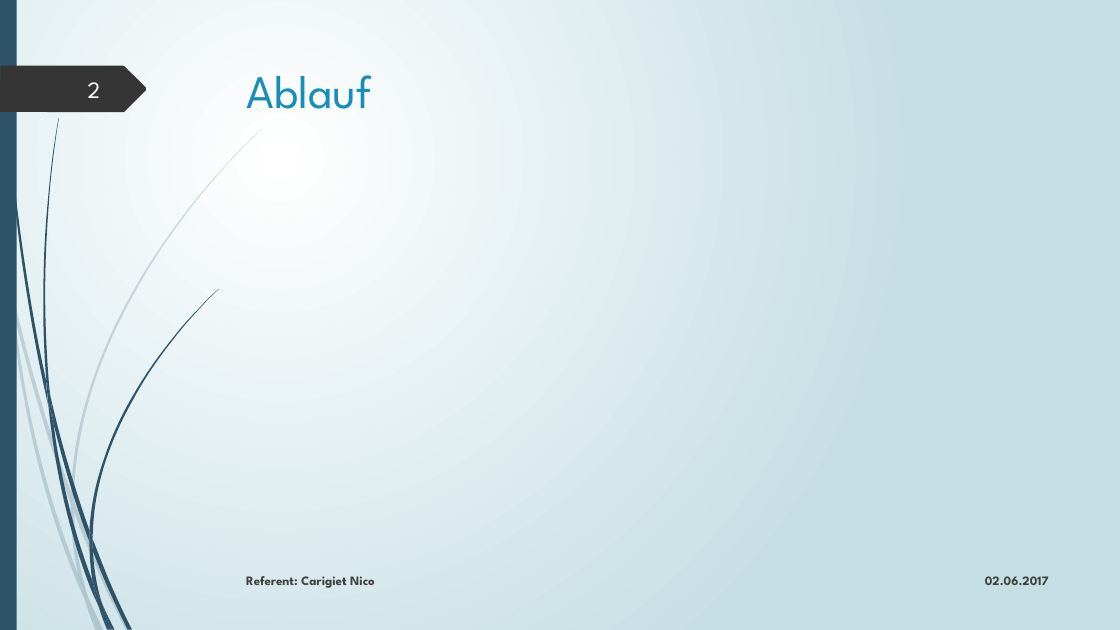
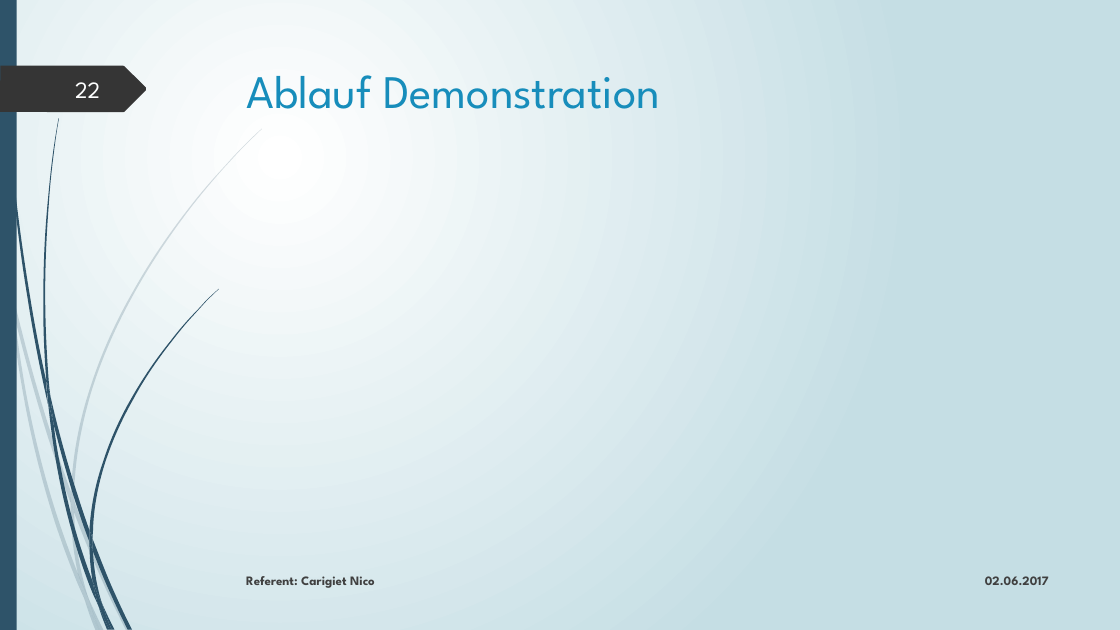
Before and after one commit to edecom/IPA, a slide deck: slide 22 of 4_Dokumente/48_Präsentation & Demonstration/IPA_Präsentation_Carigiet_Nico_20170529.pptx (slide 2 before the commit). Drawn at 1120x630 pixels with LibreOffice and Linux fonts; fonts in the diff are those of the drawing. Boxes give left, top, right and bottom in pixels: in the first picture for what was removed or moved away, otherwise in the second. Text is boxed around its words. In the diff, an @@ line names an element or a change of style, - is before the commit and + after.

```diff
--- a/4_Dokumente/48_Präsentation & Demonstration/IPA_Präsentation_Carigiet_Nico_20170529.pptx
+++ b/4_Dokumente/48_Präsentation & Demonstration/IPA_Präsentation_Carigiet_Nico_20170529.pptx
@@ page number at <box>75,82,100,98</box>: text changed @@
-2
+22
@@ title at <box>247,75,660,109</box>: text changed @@
-Ablauf
+Ablauf Demonstration
```
Also in this commit, not shown: 5 other slides changed, 15 slides added, 12 other files.
